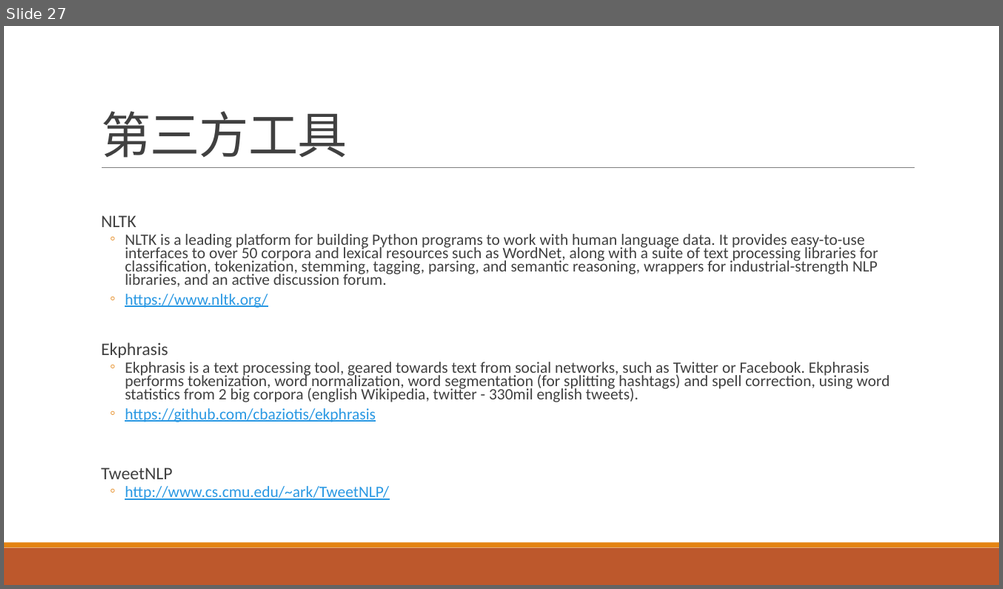
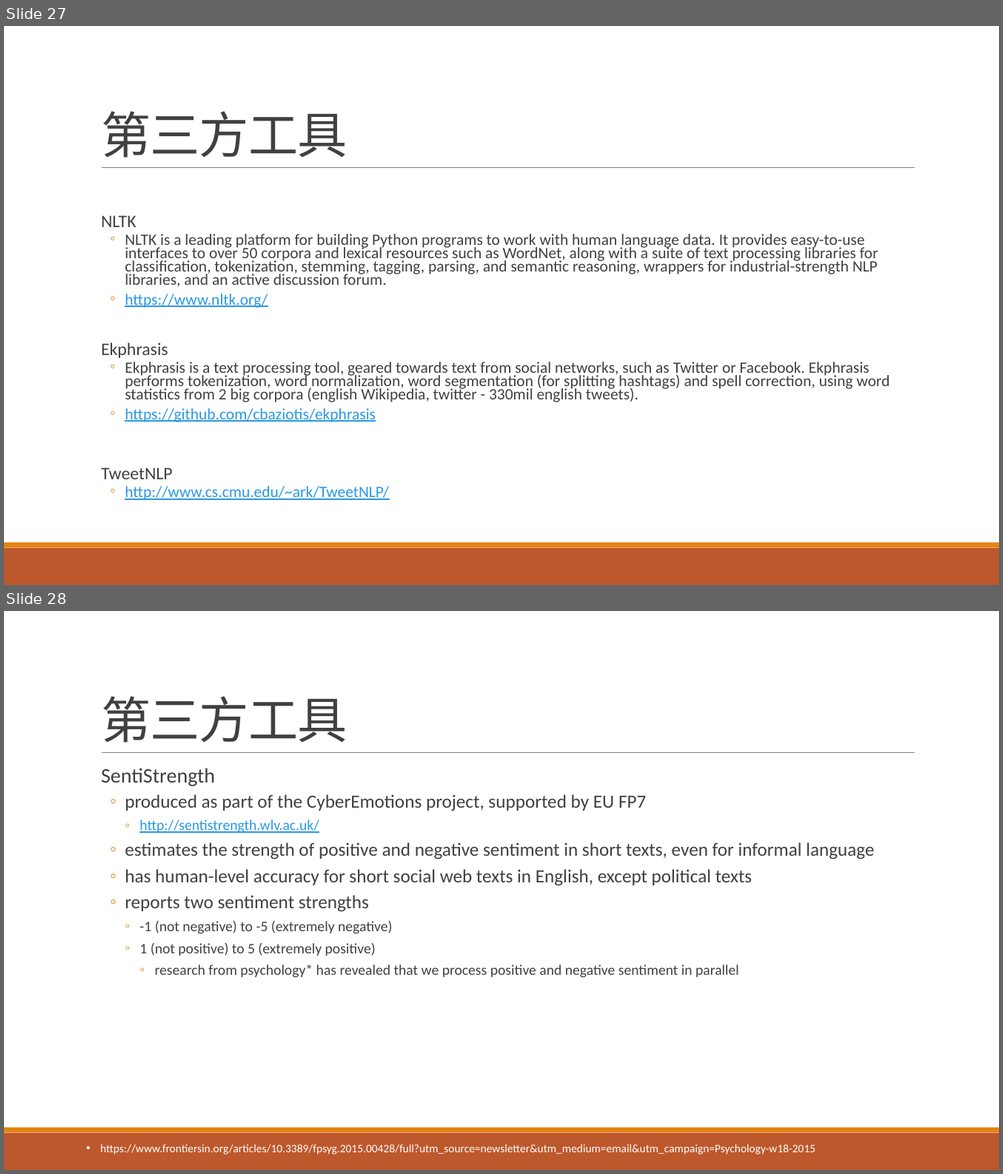
Before and after one commit to liangxh/grad, a slide deck: 面向微博的反讽识别实验说明.pptx. Shown one above the other, each under a label of ours: slide 27 before the commit, slides 27 and 28 after it. The pictures are 1003x589 and 1003x1174 pixels, drawn with LibreOffice and Linux fonts; fonts in the diff are those of the drawing. Boxes give left, top, right and bottom in pixels: in the first picture for what was removed or moved away, otherwise in the second. Text is boxed around its words. In the diff, an @@ line names an element or a change of style, - is before the commit and + after.

```diff
--- a/面向微博的反讽识别实验说明.pptx
+++ b/面向微博的反讽识别实验说明.pptx
@@ slide 28 added at bbox=[4, 611, 999, 1170], background #FFFFFF; not listed: 3 template elements that a slide beside it also shows @@
@@ title added at bbox=[101, 696, 347, 743], 48 pt, text #404040 @@
+第三方工具
@@ text added at bbox=[101, 768, 874, 978], 18 pt, text #404040 @@
+  SentiStrength
+  ◦ produced as part of the CyberEmotions project, supported by EU FP7
+    ◦ http://sentistrength.wlv.ac.uk/
+  ◦ estimates the strength of positive and negative sentiment in short texts, even for informal language
+  ◦ has human-level accuracy for short social web texts in English, except political texts
+  ◦ reports two sentiment strengths
+    ◦ -1 (not negative) to -5 (extremely negative)
+    ◦ 1 (not positive) to 5 (extremely positive)
+      ◦ research from psychology* has revealed that we process positive and negative sentiment in parallel
@@ text added at bbox=[100, 1145, 815, 1155], 11 pt, text #FFFFFF @@
+• https://www.frontiersin.org/articles/10.3389/fpsyg.2015.00428/full?utm_source=newsletter&utm_medium=email&utm_campaign=Psychology-w18-2015
```
Also in this commit, not shown: 5 other slides added, 1 other file.
